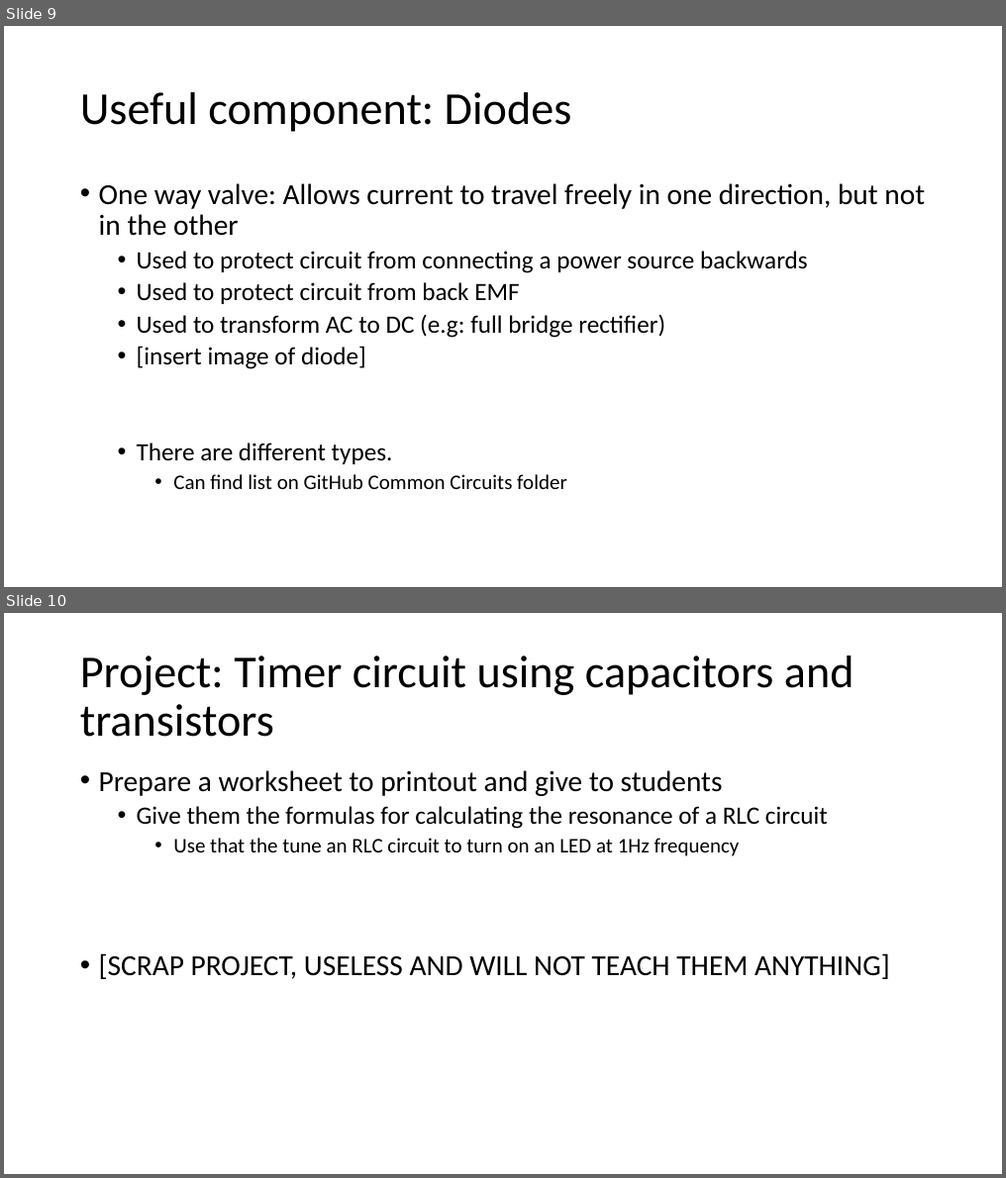
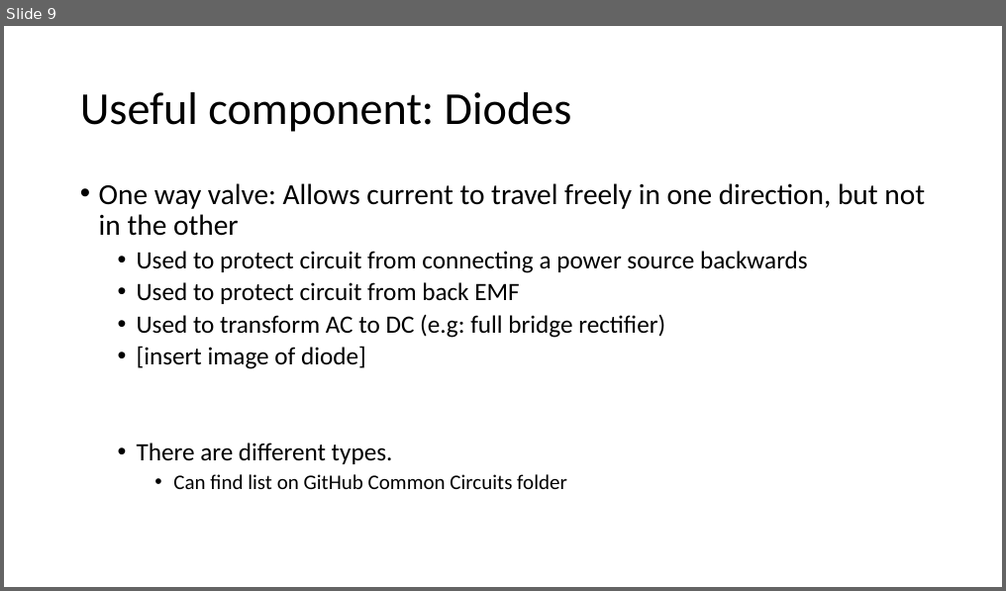
Before and after one commit to Runtime-Learner/McGill-BattleBots-Club, a slide deck: ECSE/Workshop-1/workshop1.pptx. Shown one above the other, each under a label of ours: slides 9 and 10 before the commit, slide 9 after it. The pictures are 1006x1178 and 1006x591 pixels, drawn with LibreOffice and Linux fonts; fonts in the diff are those of the drawing. Boxes give left, top, right and bottom in pixels: in the first picture for what was removed or moved away, otherwise in the second. Text is boxed around its words. In the diff, an @@ line names an element or a change of style, - is before the commit and + after.

```diff
--- a/ECSE/Workshop-1/workshop1.pptx
+++ b/ECSE/Workshop-1/workshop1.pptx
@@ slide 10 removed at box(4, 613, 1002, 1174), background #FFFFFF @@
@@ title removed at box(80, 656, 854, 737) @@
-Project: Timer circuit using capacitors and transistors
@@ text removed at box(99, 770, 890, 979) @@
-• Prepare a worksheet to printout and give to students
-  • Give them the formulas for calculating the resonance of a RLC circuit
-    • Use that the tune an RLC circuit to turn on an LED at 1Hz frequency
-• [SCRAP PROJECT, USELESS AND WILL NOT TEACH THEM ANYTHING]
```
Also in this commit, not shown: 4 other files.
